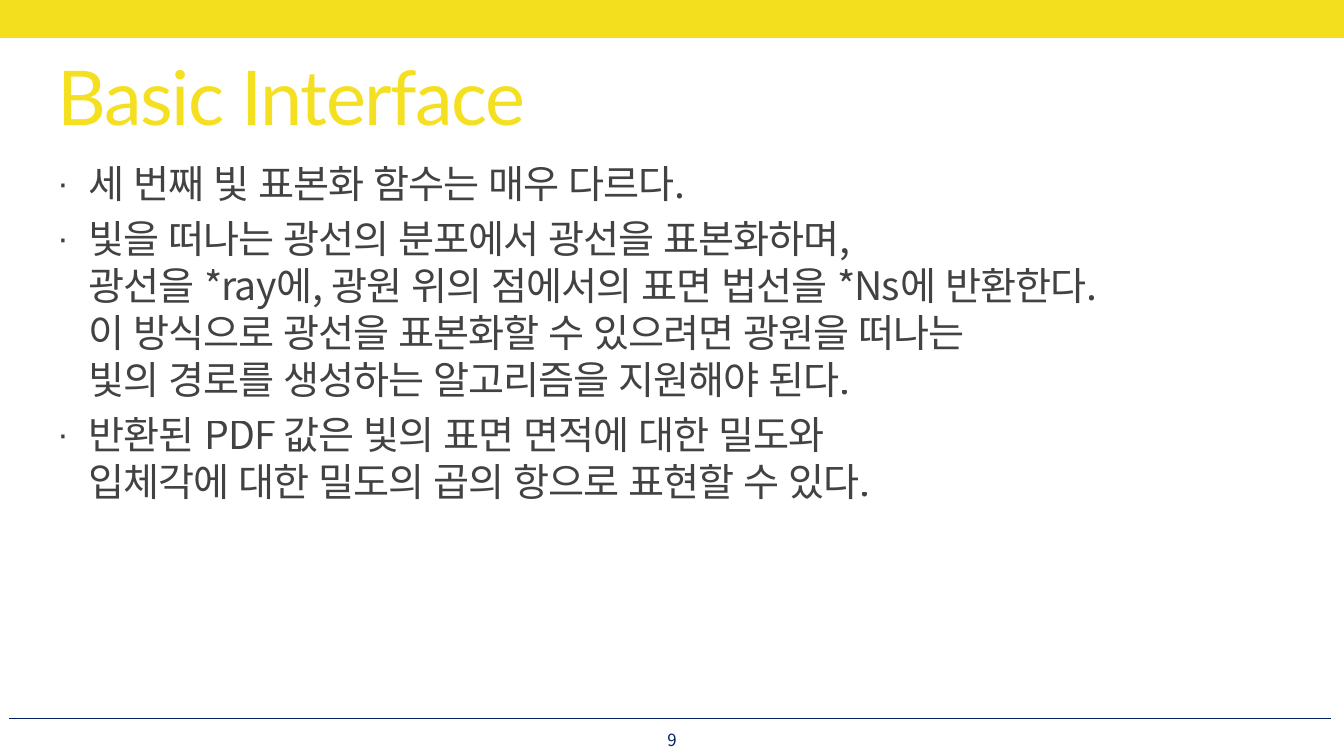
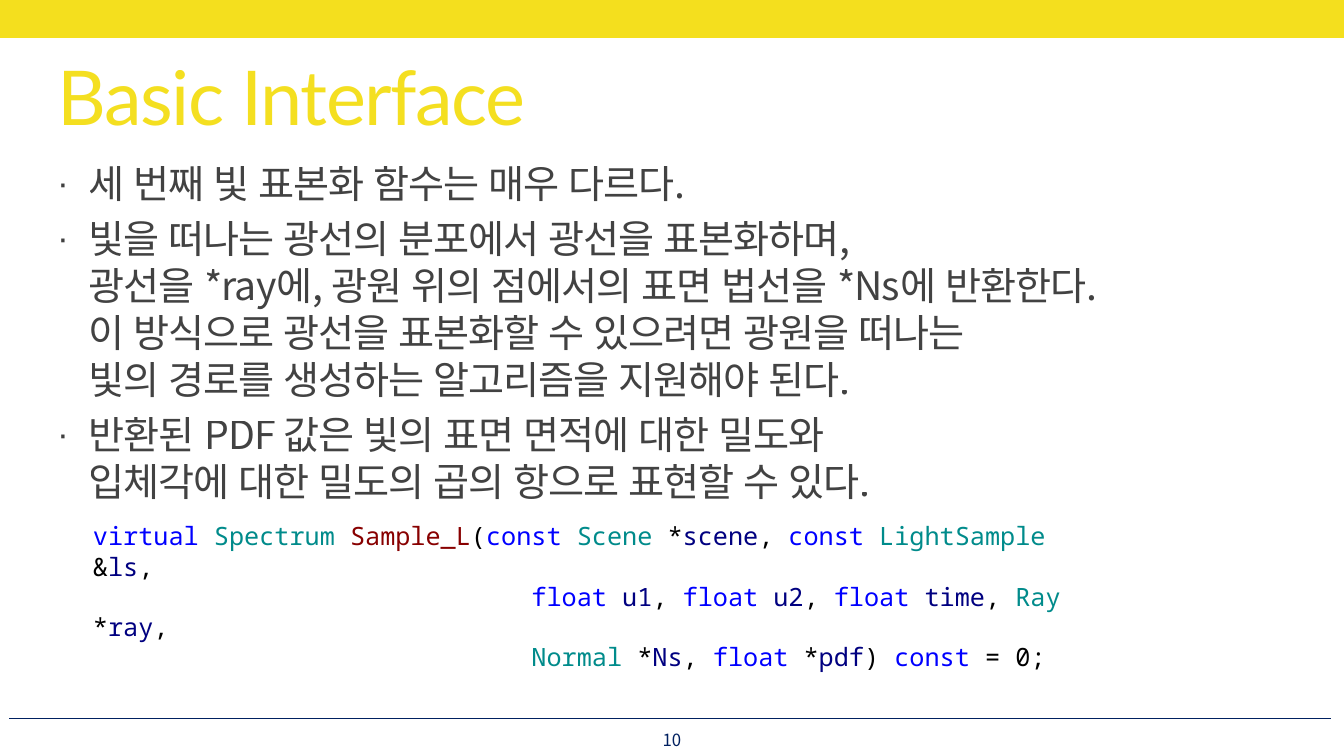
Before and after one commit to utilForever/PBRStudy, a slide deck: slide 10 of Physically Based Rendering - Chapter 14, Part 3.pptx (slide 9 before the commit). Drawn at 1344x756 pixels with LibreOffice and Linux fonts; fonts in the diff are those of the drawing. Boxes give left, top, right and bottom in pixels: in the first picture for what was removed or moved away, otherwise in the second. Text is boxed around its words. In the diff, an @@ line names an element or a change of style, - is before the commit and + after.

```diff
--- a/Physically Based Rendering - Chapter 14, Part 3.pptx
+++ b/Physically Based Rendering - Chapter 14, Part 3.pptx
@@ text added at [93, 526, 1060, 672], 18 pt, text #0000FF @@
+virtual Spectrum Sample_L(const Scene *scene, const LightSample &ls,
+float u1, float u2, float time, Ray *ray,
+Normal *Ns, float *pdf) const = 0;
@@ page number at [663, 733, 682, 746]: text changed @@
-9
+10
```
Also in this commit, not shown: 14 other slides changed, 23 slides added.
